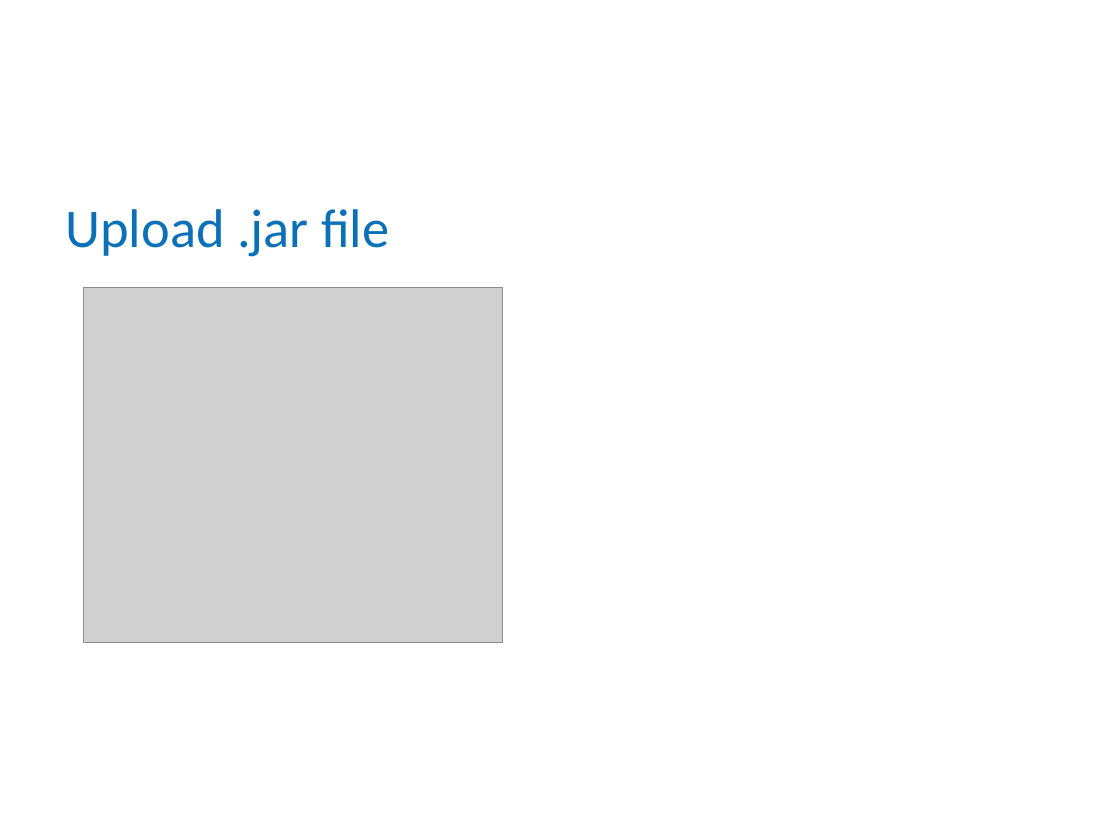
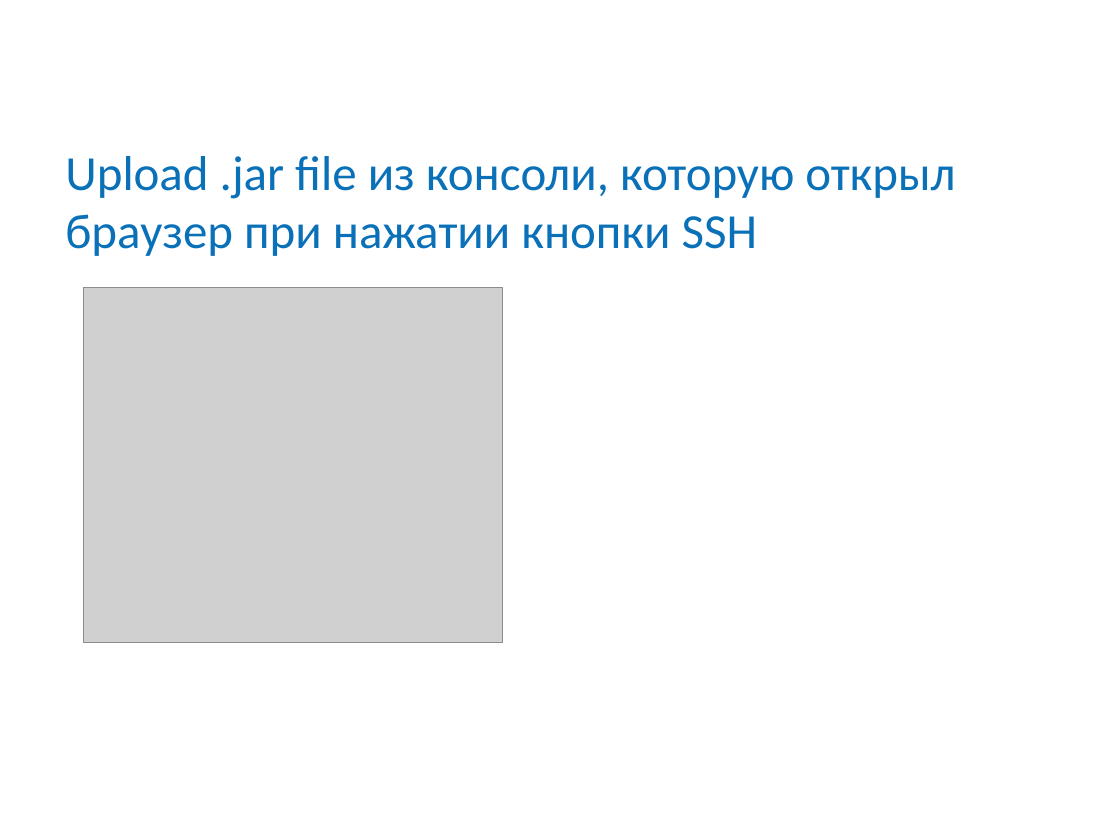
Before and after one commit to mitka0260/BCSlessons, a slide deck: slide 13 of src/main/java/ee/bcs/java/lectures/Loeng47 - Google-Cloud-Deploy.pptx (slide 6 before the commit). Drawn at 1120x840 pixels with LibreOffice and Linux fonts; fonts in the diff are those of the drawing; grey boxes stand for pictures; background and template pictures are left out. Boxes give left, top, right and bottom in pixels: in the first picture for what was removed or moved away, otherwise in the second. Text is boxed around its words. In the diff, an @@ line names an element or a change of style, - is before the commit and + after.

```diff
--- a/src/main/java/ee/bcs/java/lectures/Loeng47 - Google-Cloud-Deploy.pptx
+++ b/src/main/java/ee/bcs/java/lectures/Loeng47 - Google-Cloud-Deploy.pptx
@@ title at (65, 156, 955, 256): text changed; size 35 to 31.5 pt @@
-Upload .jar file
+Upload .jar file из консоли, которую открыл браузер при нажатии кнопки SSH
```
Also in this commit, not shown: 4 other slides changed, 7 slides added, 1 other file.
